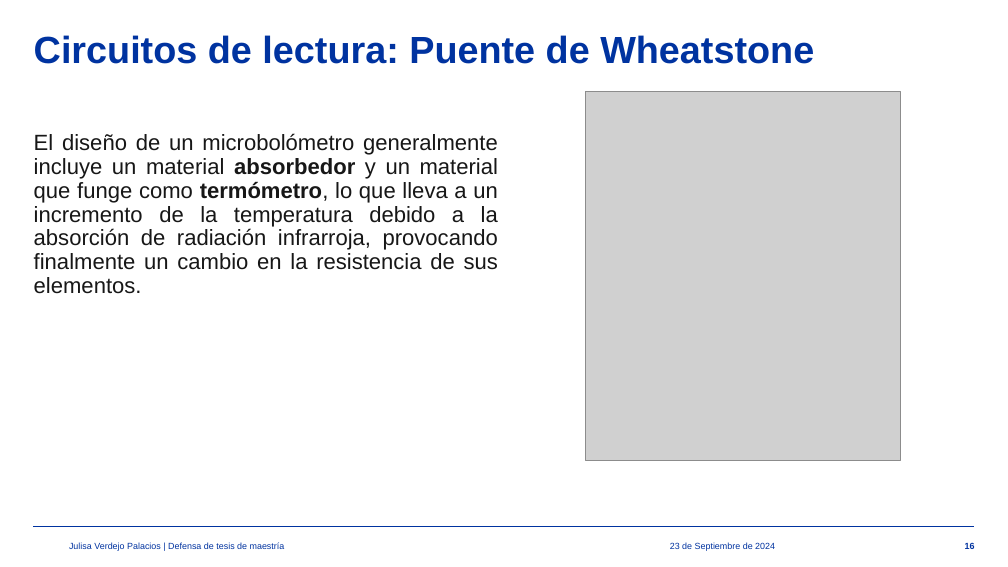
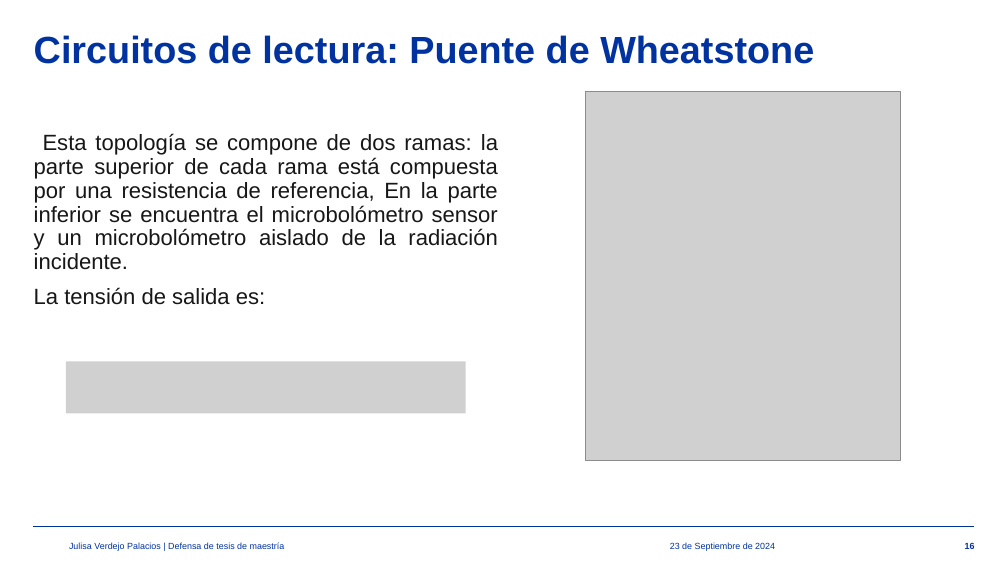
Before and after one commit to julisaverdejo/tesis_maestria, a slide deck: slide 16 of presentacion/presentacion_maestria.pptx. Drawn at 1008x567 pixels with LibreOffice and Linux fonts; fonts in the diff are those of the drawing; grey boxes stand for pictures; background and template pictures are left out. Boxes give left, top, right and bottom in pixels: in the first picture for what was removed or moved away, otherwise in the second. Text is boxed around its words. In the diff, an @@ line names an element or a change of style, - is before the commit and + after.

```diff
--- a/presentacion/presentacion_maestria.pptx
+++ b/presentacion/presentacion_maestria.pptx
@@ text at [34, 133, 498, 305]: text changed @@
-El diseño de un microbolómetro generalmente incluye un material absorbedor y un material que funge como termómetro, lo que lleva a un incremento de la temperatura debido a la absorción de radiación infrarroja, provocando finalmente un cambio en la resistencia de sus elementos.
+Esta topología se compone de dos ramas: la parte superior de cada rama está compuesta por una resistencia de referencia, En la parte inferior se encuentra el microbolómetro sensor y un microbolómetro aislado de la radiación incidente.
+La tensión de salida es:
@@ picture added at [66, 361, 466, 414] @@
```
Also in this commit, not shown: 11 other slides changed, 3 other files.
